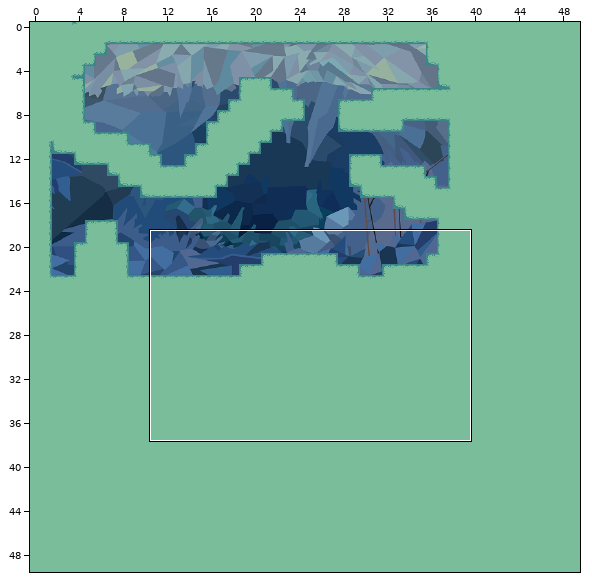
Level history. Tiled map: assets/data/test.tmx. The picture above shows the old version from afar; the outline marks the close-up.
Close-up. Before the edit:
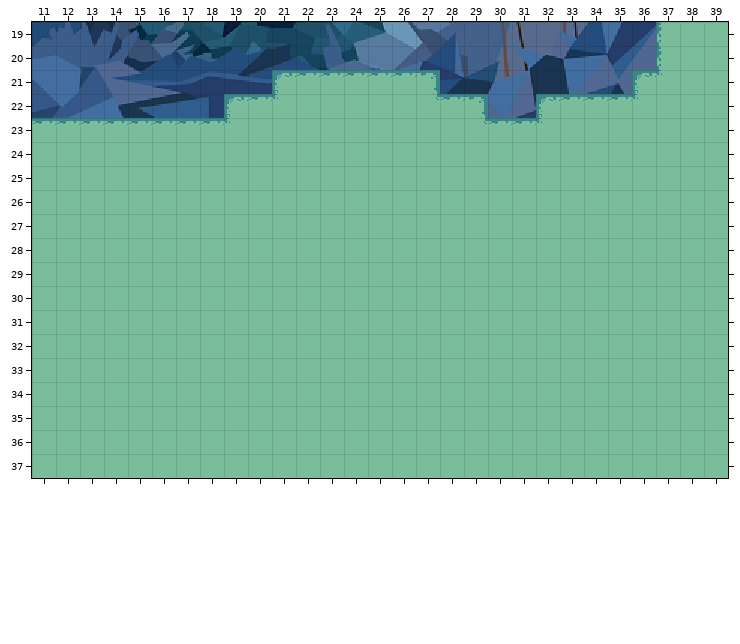
Cells are 16x16 px. Shown: x 11..39, y 19..37.
And afterwards:
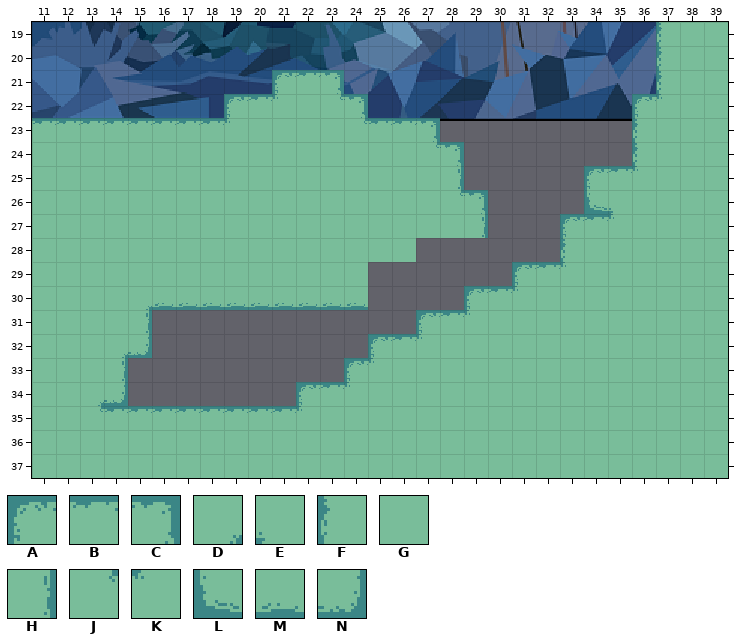
Key: from "level_tiles": A 0, B 1, C 2, D 3, E 4, F 5, G 6, H 7, J 8, K 9, L 10, M 11, N 12.
_ is an empty cell.
From old to new:
{"where": "layer \"Tiles\""}
{"y":21,"x":23,"old":"BBBBC","new":"C____"}
{"y":21,"x":36,"old":"AK","new":"_F"}
{"y":22,"x":23,"old":"GGGGJBC","new":"JC_____"}
{"y":22,"x":32,"old":"ABBBKG","new":"____AK"}
{"y":23,"x":24,"old":"GGGGGJBBKGGGG","new":"JBBC________F"}
{"y":24,"x":27,"old":"GGGGGGGGGG","new":"JC_______F"}
{"y":25,"x":28,"old":"GGGGGGGGG","new":"H_____ABK"}
{"y":26,"x":28,"old":"GGGGGGGG","new":"JC____LE"}
{"y":27,"x":29,"old":"GGGGGGG","new":"H___ABK"}
{"y":28,"x":27,"old":"GGGGGGG","new":"______F"}
{"y":29,"x":25,"old":"GGGGGGGGG","new":"______ABK"}
{"y":30,"x":15,"old":"GGGGGGGGGGGGGGGGG","new":"DMMMMMMMMM____ABK"}
{"y":31,"x":15,"old":"GGGGGGGGGGGGGGG","new":"H___________ABK"}
{"y":32,"x":14,"old":"GGGGGGGGGGGGGG","new":"DN_________ABK"}
{"y":33,"x":14,"old":"GGGGGGGGGGGG","new":"H_________AK"}
{"y":34,"x":13,"old":"GGGGGGGGGGGG","new":"DN_______ABK"}
{"y":35,"x":13,"old":"GGGGGGGGGG","new":"JBBBBBBBBK"}
{"label":"changed","picture_box":[98,70,662,413]}
